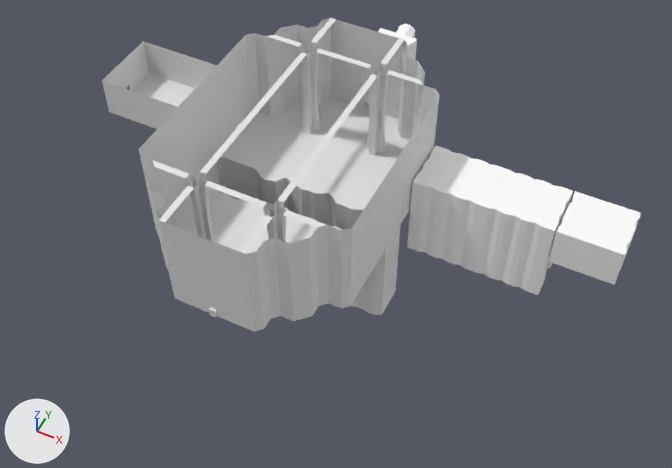
A saved change to the FBX model Assets/Design/Models/Environment/Dungeon/Undercrypt.fbx.
Both versions are drawn from a 50 mm camera at (92.2, -204.6, 191.6) aimed at (13.4, -46.9, -5.5). Every picture has the same lights, and +X, +Y and +Z are marked at lower left. Where no turn or scale is listed for an object, it has been applied to the vertices.

The first picture shows 'Undercrypt'.
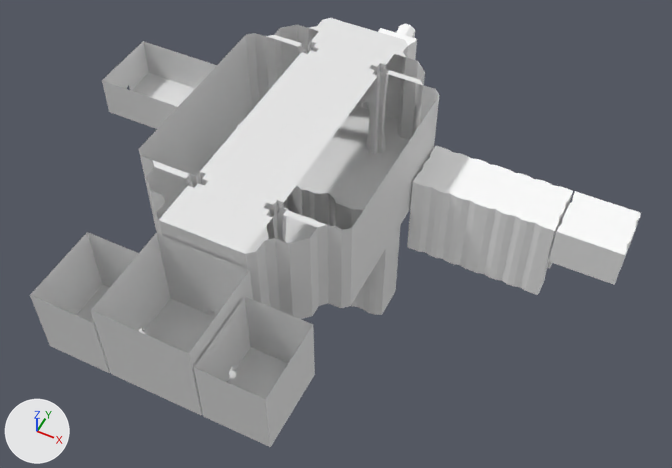
What differs and where, as boxes [x1, y1, x2, y2] in the pictures (672 x 468 px):
'Undercrypt', reshaped (13% wider, 37% taller): before [102, 18, 641, 332]; after [30, 18, 641, 447]
part 1 of me_plane, added: after [30, 18, 408, 447]

What the commit changed:
me_plane is used by ob_undercrypt; location (0.0, 0.0, 0.0).
me_plane had 3436 vertices, 3227 faces and spanned x -71.0..89.0, y -90.0..32.0, z -30.0..30.0.
me_plane now has 4538 vertices, 4289 faces and spans x -71.0..89.0, y -117.0..32.0, z -30.0..30.0.
me_plane part 1: 1102 vertices added at x -31.0..31.0, y -117.0..-2.0, z 0.0..30.0.
